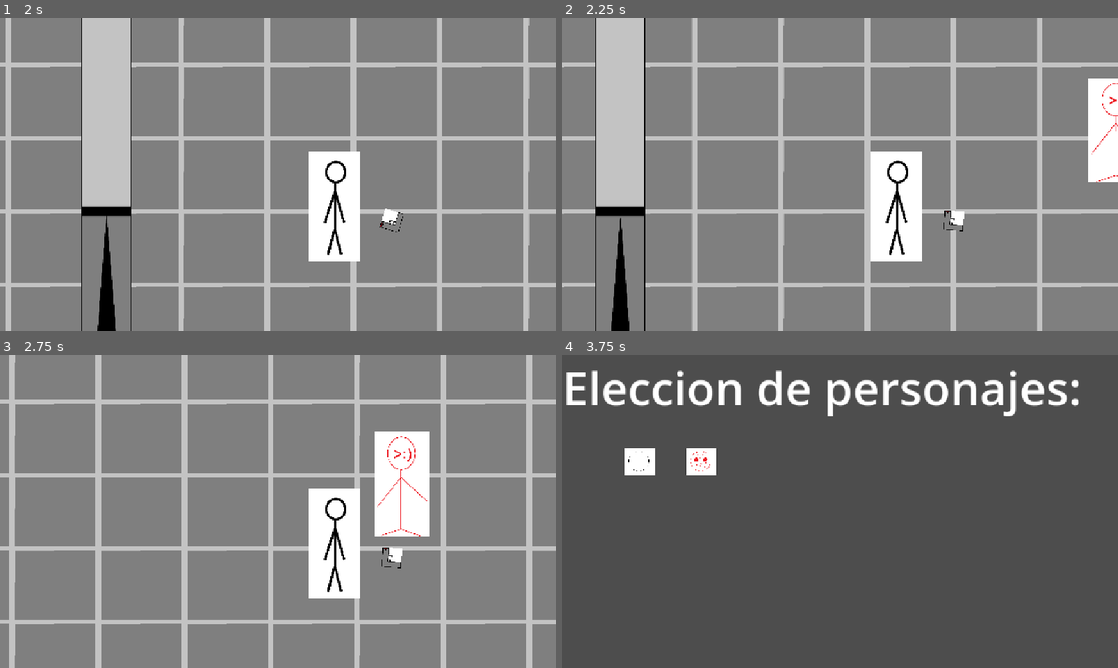
Above: before the commit, frames 1-4 (two rows, left to right).
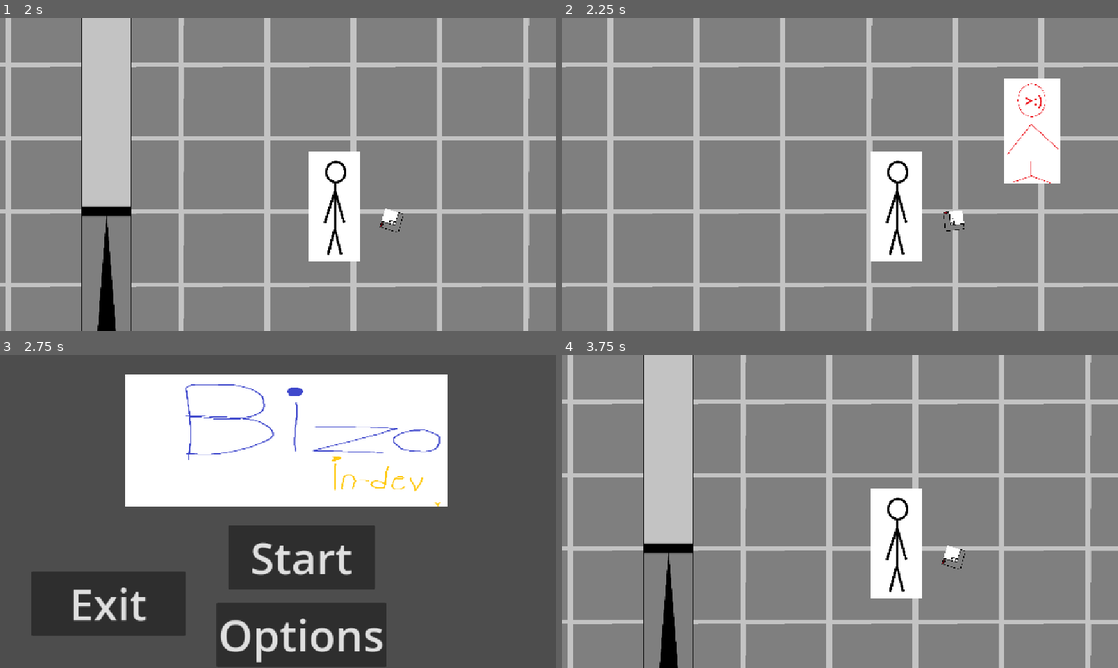
Above: after the commit, the same moments.

Repository: Operr-Omucc/bizo
Game: Godot game, scene res://Escenas/main_menu.tscn
Same seed, same stepped clock (60 frames per second), same inputs: the game is played once before the commit and once after it.
Inputs (mouse positions are in pixels of both pictures, inside the frame that each line leads up to; where the layout moved, square brackets give the same spot in the first picture):
- Up to frame 1 (2 s): click "Start" at 0.5 s; click (77, 124) at 1.25 s
- Up to frame 2 (2.25 s): tap Enter at 2 s; move the mouse to (962, 158) at 2.02 s; hold D (Derecha) from 2.03 s (still down); tap Shift (Dash) at 2.1 s
- Up to frame 3 (2.75 s): keep holding D (Derecha)
- Up to frame 4 (3.75 s): release D (Derecha) at 2.75 s; click (862, 558) at 2.75 s, where only the run after the commit has a clickable "Start"; click (639, 461) [862, 558] at 3.5 s

Frame 1 is identical in both runs. In frame 2, 14% of the frame differs, in the area x 0-100%, y 0-100%; in frame 3, 97%; in frame 4, 99%.

Commit message:
small fix
fix a la habilidad de dashear

Diff:
--- a/Scripts/personaje.gd
+++ b/Scripts/personaje.gd
@@ -10,9 +10,11 @@
 
 #Movimiento basico
 func _physics_process(_delta):
+
 	var direccion = Input.get_vector("Izquierda","Derecha","Arriba","Abajo")
 	velocity = direccion * speed
-
+	if Input.is_action_just_pressed("Dash") && cooldown:
+		start_dash()
 	#is_mouse_left()
 	move_and_slide()
 
@@ -20,19 +22,8 @@
 #Funcion de dasheo
 func start_dash():
 		cooldown = false
-		speed = 1500
+		speed = speed + 1500
 		await get_tree().create_timer(0.3).timeout
-		speed = 500
+		speed = speed - 1500
 		await get_tree().create_timer(1.00).timeout
 		cooldown = true
-
-#Funcion que detecta si el personaje mira para la izquierda o no
-func is_mouse_left():
-
-	#var alsod = 0 < get_position_delta().x
-	var onLeftSide = 0<get_global_mouse_position().x
-
-	if onLeftSide:
-		self.scale.x = -1
-	else:
-		self.scale.x = 1
